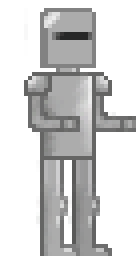
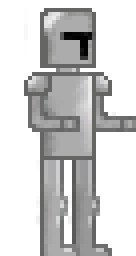
Layers edited between the first and the second 136x256 image:
added layer "Layer 10" in group "Head" over 60, 32, 96, 60
hid "Head1" over 40, 8, 96, 68
painted on "Head0 - Base" over 40, 8, 96, 68
